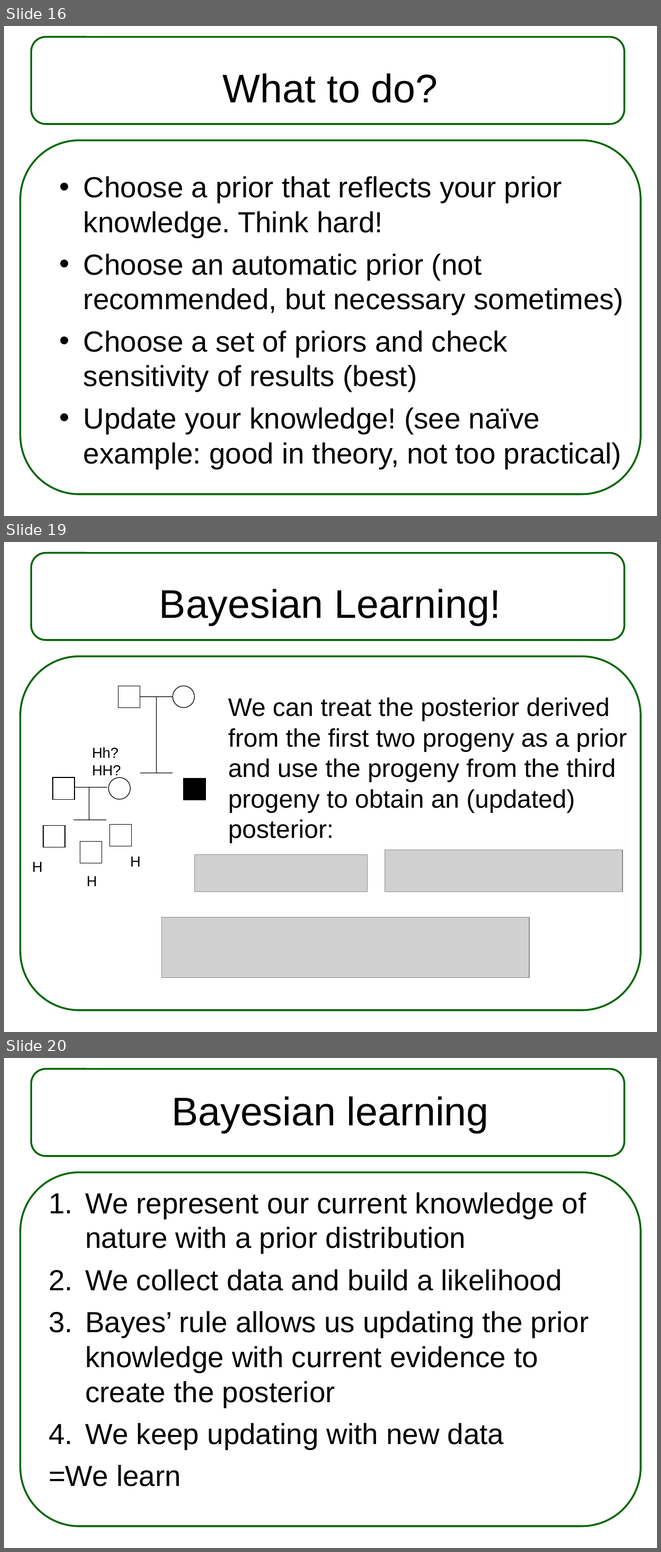
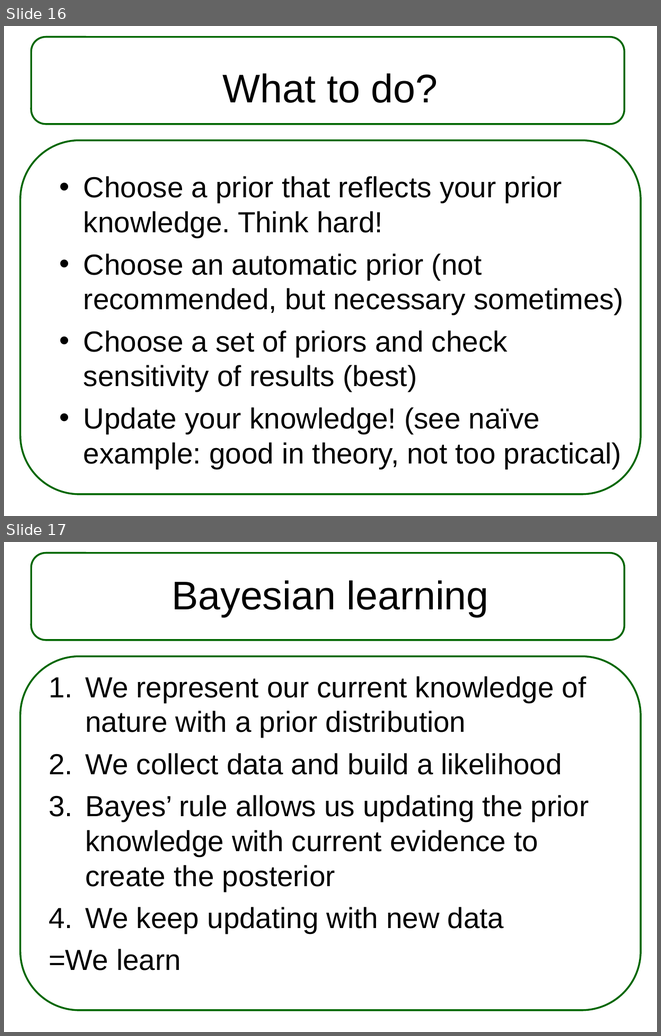
Before and after one commit to steibelj/CSTAT, a slide deck: 1 Introduction and Bayesian inference.pptx. Shown one above the other, each under a label of ours: slides 16, 19 and 20 before the commit, slides 16 and 17 after it; the slides between them are not shown. The pictures are 661x1552 and 661x1036 pixels, drawn with LibreOffice and Linux fonts; fonts in the diff are those of the drawing; grey boxes stand for pictures. Boxes give left, top, right and bottom in pixels: in the first picture for what was removed or moved away, otherwise in the second. Text is boxed around its words. In the diff, an @@ line names an element or a change of style, - is before the commit and + after.

```diff
--- a/1 Introduction and Bayesian inference.pptx
+++ b/1 Introduction and Bayesian inference.pptx
@@ slide 19 removed at (x1=4, y1=542, x2=657, y2=1032), background #FFFFFF; not listed: 2 template elements that a slide beside it also shows @@
@@ title removed at (x1=159, y1=589, x2=501, y2=626) @@
-Bayesian Learning!
@@ rectangle removed at (x1=118, y1=686, x2=140, y2=707) @@
@@ line removed from (140, 697) to (173, 697) @@
@@ line removed from (156, 697) to (156, 773) @@
@@ ellipse removed at (x1=173, y1=686, x2=194, y2=707) @@
@@ text removed at (x1=228, y1=697, x2=627, y2=843) @@
-We can treat the posterior derived from the first two progeny as a prior and use the progeny from the third progeny to obtain an (updated) posterior:
@@ text removed at (x1=92, y1=747, x2=121, y2=778) @@
-Hh?
-HH?
@@ rectangle removed at (x1=53, y1=777, x2=74, y2=799) @@
@@ ellipse removed at (x1=108, y1=777, x2=130, y2=799) @@
@@ line removed from (140, 773) to (173, 773) @@
@@ rectangle removed at (x1=184, y1=778, x2=205, y2=800) @@
@@ line removed from (74, 787) to (107, 787) @@
@@ line removed from (89, 787) to (89, 820) @@
@@ rectangle removed at (x1=43, y1=826, x2=65, y2=847) @@
@@ line removed from (74, 820) to (106, 820) @@
@@ rectangle removed at (x1=110, y1=824, x2=131, y2=846) @@
@@ rectangle removed at (x1=80, y1=841, x2=102, y2=863) @@
@@ text removed at (x1=130, y1=856, x2=141, y2=866) @@
-H
@@ picture removed at (x1=195, y1=854, x2=368, y2=891) @@
@@ picture removed at (x1=385, y1=849, x2=623, y2=891) @@
@@ text removed at (x1=32, y1=862, x2=43, y2=872) @@
-H
@@ text removed at (x1=87, y1=876, x2=97, y2=886) @@
-H
@@ picture removed at (x1=162, y1=917, x2=530, y2=978) @@
@@ what was slide 20 is now slide 17 @@
```
Also in this commit, not shown: 1 slide changed, 1 slide added, 4 other slides removed.
